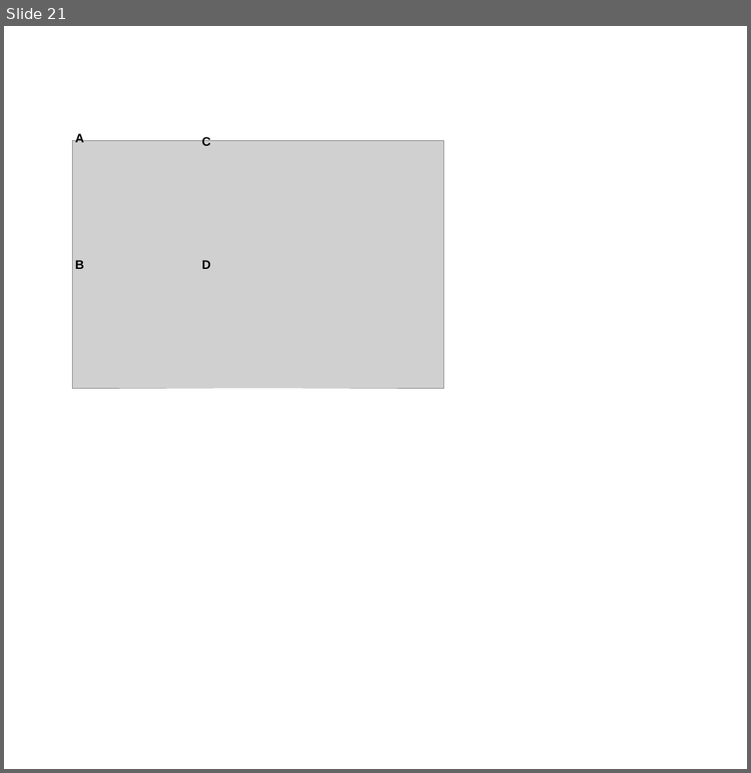
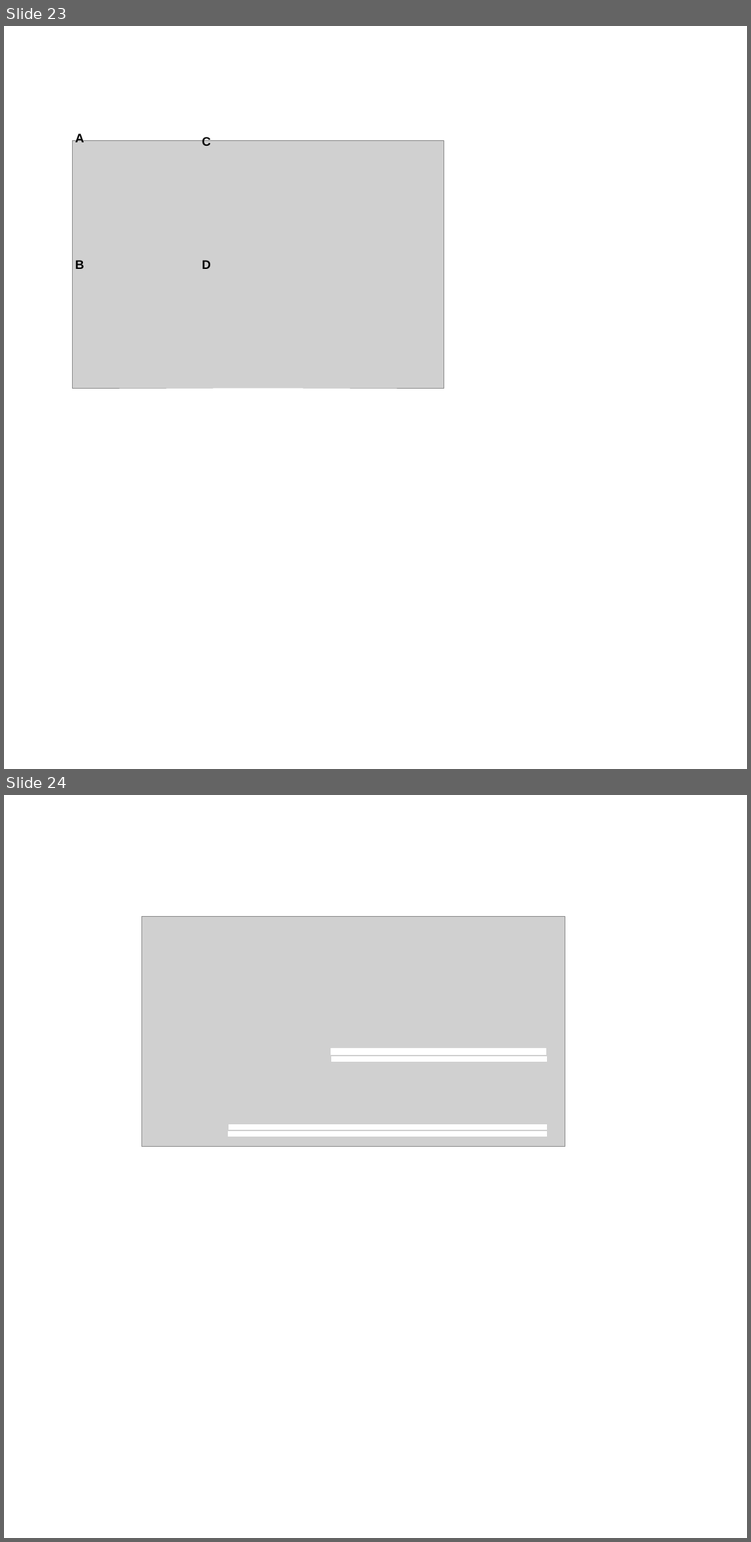
Before and after one commit to jon-mah/demo_for_ccgb, a slide deck: Summary/figures.pptx. Shown one above the other, each under a label of ours: slide 21 before the commit, slides 23 and 24 after it. The pictures are 751x773 and 751x1542 pixels, drawn with LibreOffice and Linux fonts; fonts in the diff are those of the drawing; grey boxes stand for pictures. Boxes give left, top, right and bottom in pixels: in the first picture for what was removed or moved away, otherwise in the second. Text is boxed around its words. In the diff, an @@ line names an element or a change of style, - is before the commit and + after.

```diff
--- a/Summary/figures.pptx
+++ b/Summary/figures.pptx
@@ slide 24 added at (x1=4, y1=795, x2=747, y2=1538), background #FFFFFF @@
@@ picture added at (x1=142, y1=916, x2=564, y2=1147) @@
@@ rectangle added at (x1=331, y1=1048, x2=545, y2=1054), fill #FFFFFF, outline #FFFFFF 1 pt @@
@@ rectangle added at (x1=332, y1=1056, x2=546, y2=1061), fill #FFFFFF, outline #FFFFFF 1 pt @@
@@ rectangle added at (x1=228, y1=1131, x2=546, y2=1136), fill #FFFFFF, outline #FFFFFF 1 pt @@
@@ rectangle added at (x1=228, y1=1124, x2=547, y2=1129), fill #FFFFFF, outline #FFFFFF 1 pt @@
@@ what was slide 21 is now slide 23 @@
```
Also in this commit, not shown: 3 other slides added, 1 slide removed, 15 other files.
